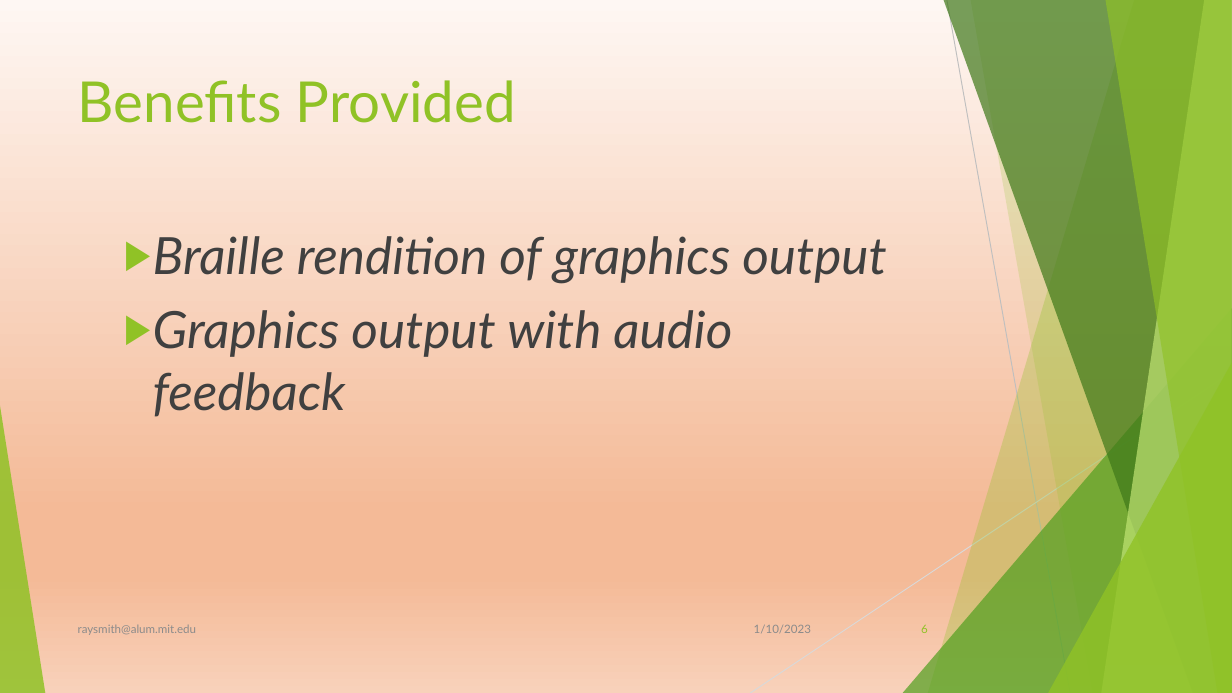
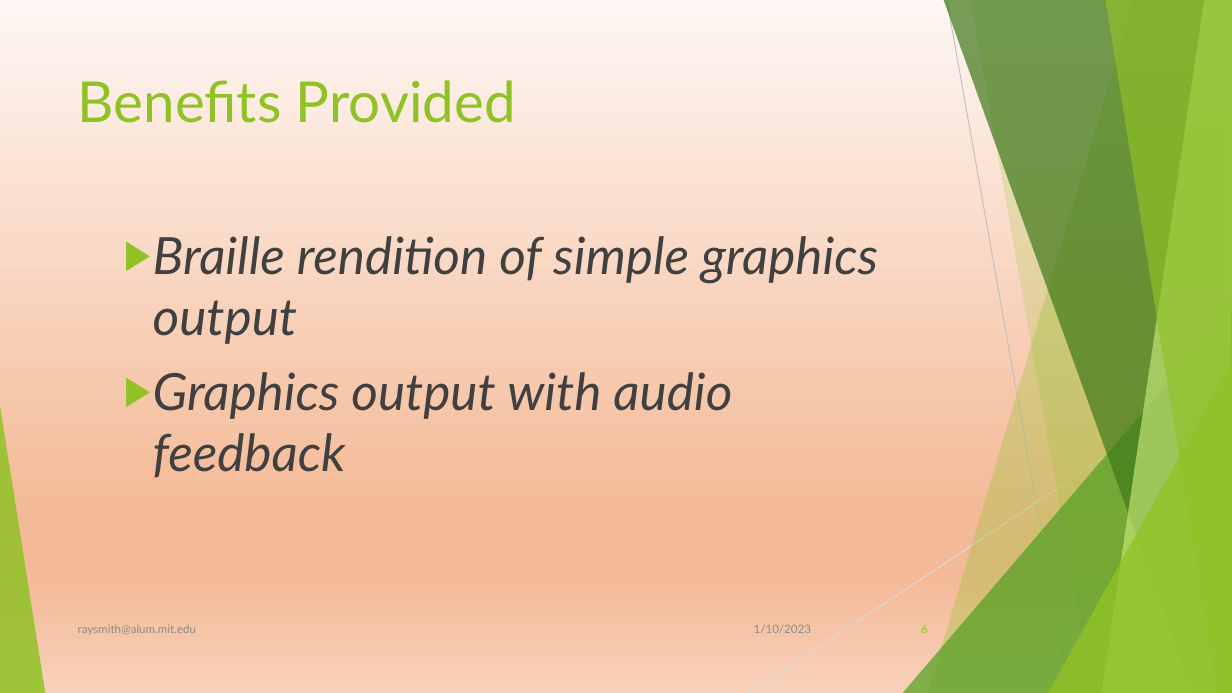
Before and after one commit to raysmith619/Introduction-To-Programming, a slide deck: slide 6 of Docs/ForTheBlind/Visually Imparied Introduction.pptx. Drawn at 1232x693 pixels with LibreOffice and Linux fonts; fonts in the diff are those of the drawing. Boxes give left, top, right and bottom in pixels: in the first picture for what was removed or moved away, otherwise in the second. Text is boxed around its words. In the diff, an @@ line names an element or a change of style, - is before the commit and + after.

```diff
--- a/Docs/ForTheBlind/Visually Imparied Introduction.pptx
+++ b/Docs/ForTheBlind/Visually Imparied Introduction.pptx
@@ text at box(153, 236, 878, 344): text changed @@
-  ▶ Braille rendition of graphics output
+  ▶ Braille rendition of simple graphics output
```
Also in this commit, not shown: 4 other slides changed.
